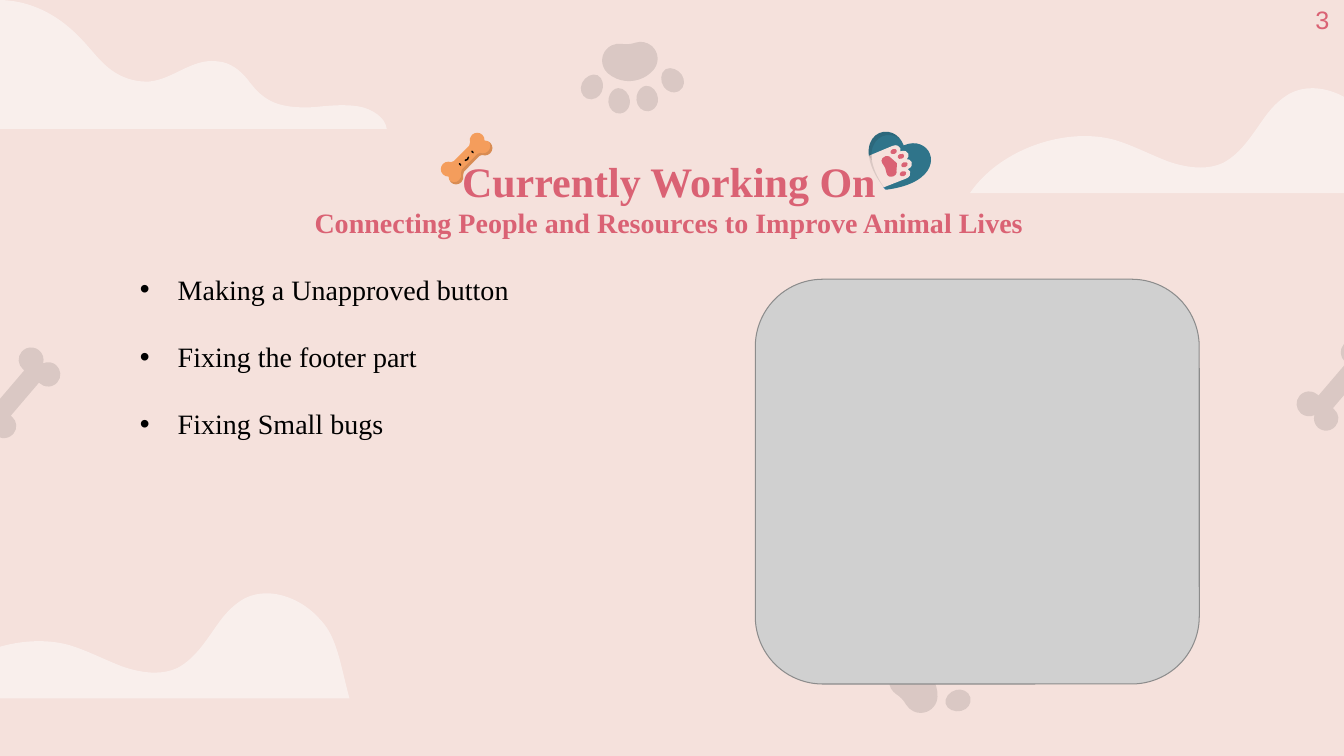
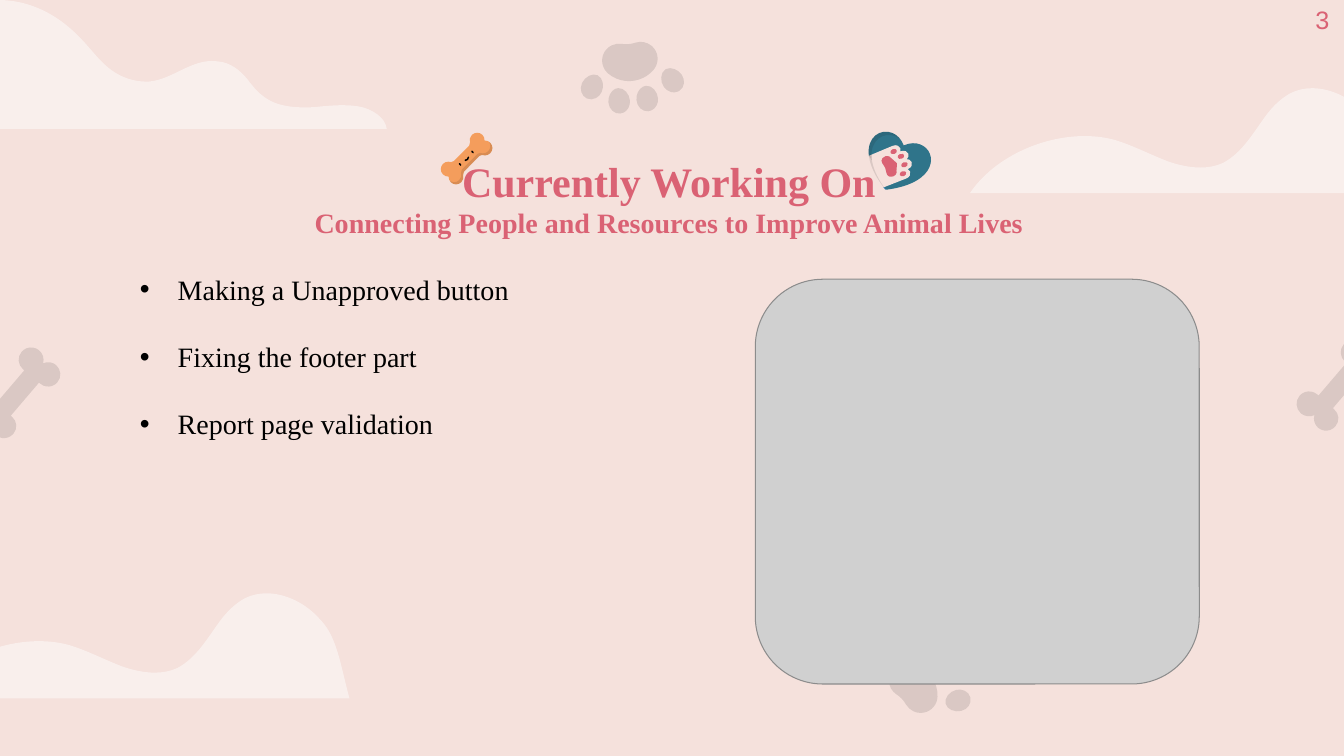
Before and after one commit to Anuj-Sjapati/Safepaws, a slide deck: slide 4 of Prj_documentation/Doc/Very--final-ppt.pptx. Drawn at 1344x756 pixels with LibreOffice and Linux fonts; fonts in the diff are those of the drawing; grey boxes stand for pictures. Boxes give left, top, right and bottom in pixels: in the first picture for what was removed or moved away, otherwise in the second. Text is boxed around its words. In the diff, an @@ line names an element or a change of style, - is before the commit and + after.

```diff
--- a/Prj_documentation/Doc/Very--final-ppt.pptx
+++ b/Prj_documentation/Doc/Very--final-ppt.pptx
@@ subtitle at [178,414,433,440]: text changed @@
-• Fixing Small bugs
+• Report page validation
```
Also in this commit, not shown: 2 other slides changed.
